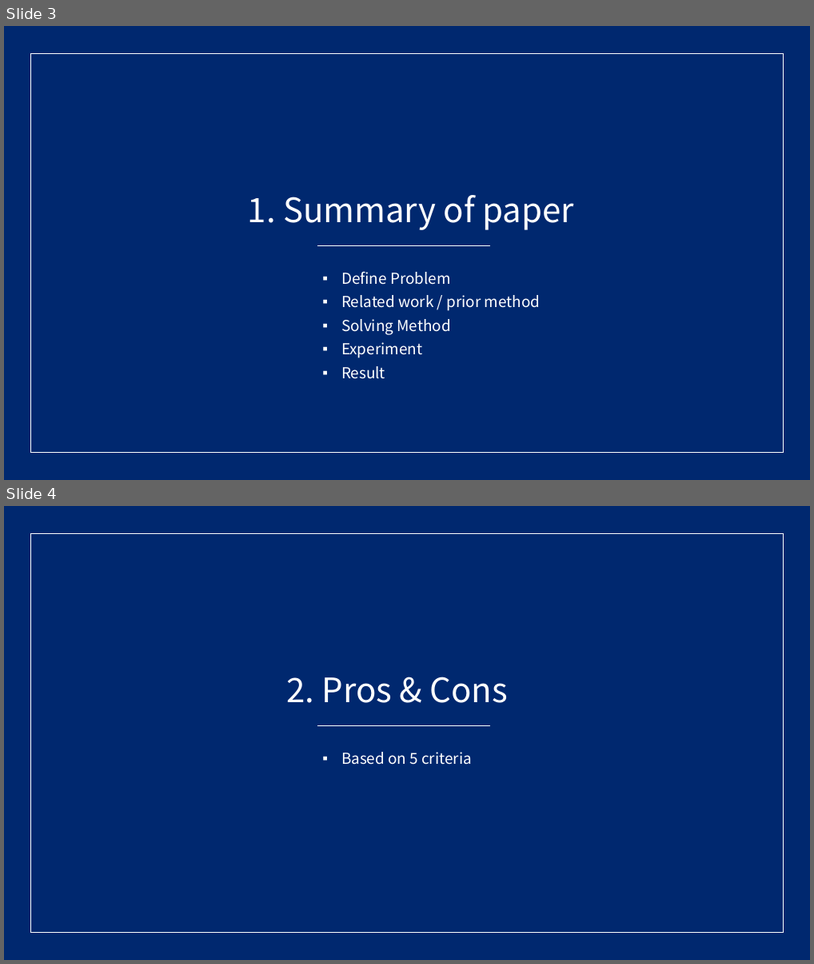
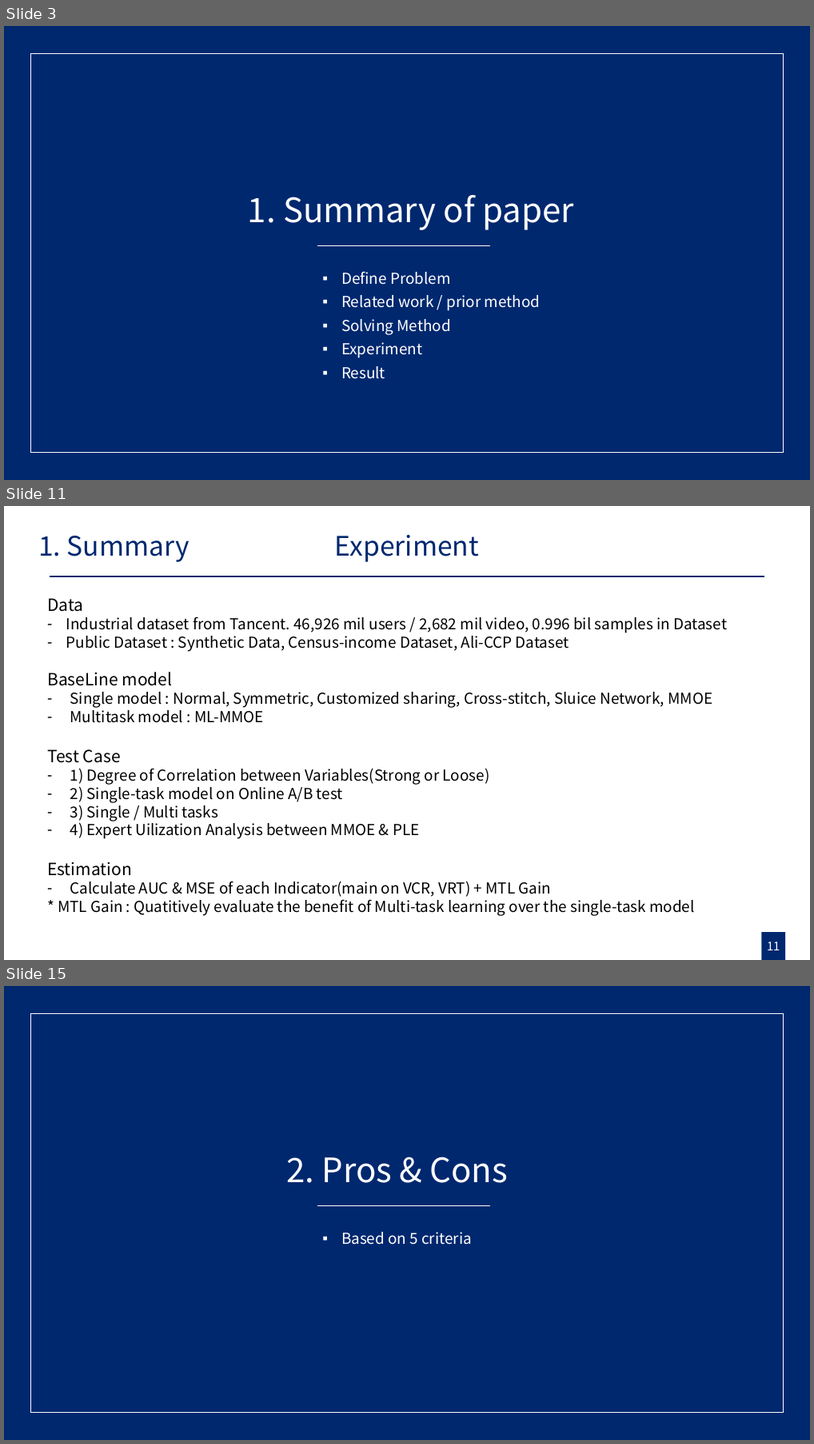
Before and after one commit to gusrn0505/TIL, a slide deck: [PPTPLUG]PP-151/RecSys 발표 자료 준비.pptx. Shown one above the other, each under a label of ours: slides 3 and 4 before the commit, slides 3, 11 and 15 after it; the slides between them are not shown. The pictures are 814x964 and 814x1444 pixels, drawn with LibreOffice and Linux fonts; fonts in the diff are those of the drawing. Boxes give left, top, right and bottom in pixels: in the first picture for what was removed or moved away, otherwise in the second. Text is boxed around its words. In the diff, an @@ line names an element or a change of style, - is before the commit and + after.

```diff
--- a/[PPTPLUG]PP-151/RecSys 발표 자료 준비.pptx
+++ b/[PPTPLUG]PP-151/RecSys 발표 자료 준비.pptx
@@ slide 11 added at [4,506,810,960], background #FFFFFF @@
@@ text added at [38,536,190,562], 32 pt, text #00286F @@
+1. Summary
@@ title added at [335,535,479,562], 32 pt, text #00286F @@
+Experiment
@@ line added from (50, 576) to (765, 576), #00286F 2.25 pt @@
@@ text added at [47,598,727,916], 18 pt, text #000000 @@
+Data
+– Industrial dataset from Tancent. 46,926 mil users / 2,682 mil video, 0.996 bil samples in Dataset
+– Public Dataset : Synthetic Data, Census-income Dataset, Ali-CCP Dataset
+BaseLine model
+– Single model : Normal, Symmetric, Customized sharing, Cross-stitch, Sluice Network, MMOE
+– Multitask model : ML-MMOE
+Test Case
+– 1) Degree of Correlation between Variables(Strong or Loose)
+– 2) Single-task model on Online A/B test
+– 3) Single / Multi tasks
+– 4) Expert Uilization Analysis between MMOE & PLE
+Estimation
+– Calculate AUC & MSE of each Indicator(main on VCR, VRT) + MTL Gain
+* MTL Gain : Quatitively evaluate the benefit of Multi-task learning over the single-task model
@@ rectangle added at [762,932,786,960], fill #00286F @@
@@ page number added at [767,941,780,950], 14 pt, text #FFFFFF @@
+11
@@ what was slide 4 is now slide 15 @@
```
Also in this commit, not shown: 2 slides changed, 9 other slides added, 4 slides removed.
